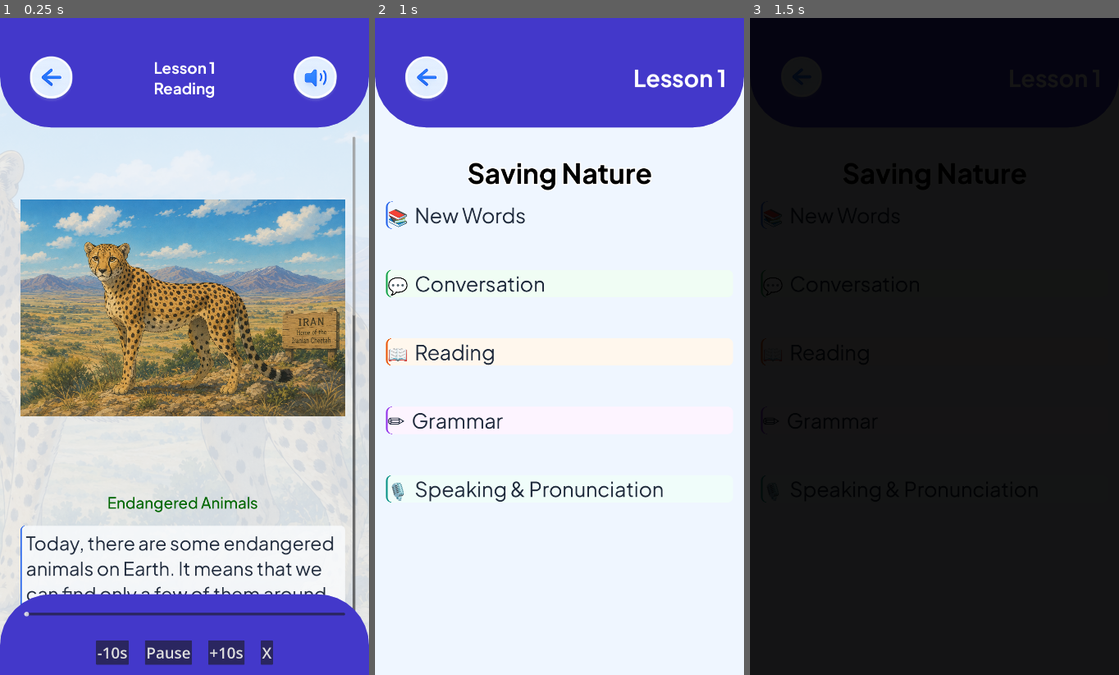
Above: before the commit, frames 1-3 (left to right).
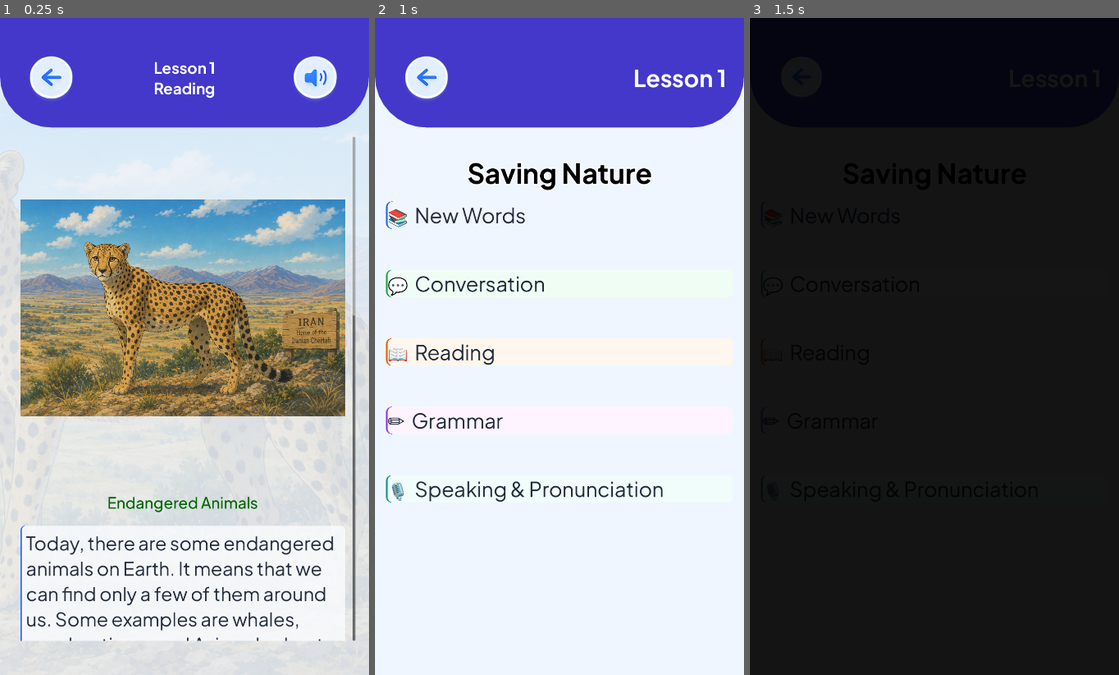
Above: after the commit, the same moments.

Repository: ZanaSaei/Vision-Master
Game: Godot game, scene res://scenes/reading/Reading.tscn
Same seed, same stepped clock (60 frames per second), same inputs: the game is played once before the commit and once after it. This scene is started directly instead of the project's main scene.
Inputs (mouse positions are in pixels of both pictures, inside the frame that each line leads up to):
- Up to frame 1 (0.25 s): no input
- Up to frame 2 (1 s): click (426, 77) at 0.5 s
- Up to frame 3 (1.5 s): click (801, 77) at 1.25 s

The runs differ from the first frame. In frame 1, 12% of the frame differs, in the area x 0-100%, y 87-100%; in frame 2, nothing differs; in frame 3, nothing differs.

Commit message:
Adding all conversation and reading audio files
I completed all the audio files.

Diff:
--- a/scenes/conversation/conversation.gd
+++ b/scenes/conversation/conversation.gd
@@ -329,6 +329,8 @@
 # ============================================================
 
 func _on_back_button_pressed() -> void:
+	# Stop audio and hide/reset the popup before leaving the scene
+	_on_close_audio_pressed()
 	var tween = create_tween()
 	tween.tween_property(back_button, "scale", Vector2(0.96, 0.96), 0.08)
 	TransitionManager.change_scene(SCENE_LESSON_MENU)
--- a/scenes/reading/Reading.tscn
+++ b/scenes/reading/Reading.tscn
@@ -144,6 +144,7 @@
 [node name="AudioPlayer" type="AudioStreamPlayer" parent="." unique_id=829871561]
 
 [node name="AudioControlPanel" type="PanelContainer" parent="." unique_id=1574820956]
+visible = false
 layout_mode = 1
 anchors_preset = 12
 anchor_top = 1.0
--- a/scenes/reading/reading.gd
+++ b/scenes/reading/reading.gd
@@ -327,6 +327,8 @@
 # ============================================================
 
 func _on_back_button_pressed() -> void:
+	# Stop audio and hide/reset the popup before leaving the scene
+	_on_close_audio_pressed()
 	TransitionManager.change_scene(SCENE_LESSON_MENU)
 	var tween = create_tween()
 	tween.tween_property(back_button, "scale", Vector2(0.96, 0.96), 0.08)
Not shown, added: assets/audio/Vision Audio/Vision 1/LESSON-1/03-New Words and Expressions.mp3.import
Not shown, added: assets/audio/Vision Audio/Vision 1/LESSON-1/05-Listening and Speaking.mp3.import
Not shown, added: assets/audio/Vision Audio/Vision 1/LESSON-1/06-Pronunciation.mp3.import
Not shown, added: assets/audio/Vision Audio/Vision 1/LESSON-1/07-What you learned.mp3.import
Binary file added: assets/audio/Vision Audio/Vision 1/LESSON-1/AlbumArtSmall.jpg
Not shown, added: assets/audio/Vision Audio/Vision 1/LESSON-1/AlbumArtSmall.jpg.import
Binary file added: assets/audio/Vision Audio/Vision 1/LESSON-1/Folder.jpg
Not shown, added: assets/audio/Vision Audio/Vision 1/LESSON-1/Folder.jpg.import
Not shown, added: assets/audio/Vision Audio/Vision 1/LESSON-2/09- New Words and Expressions.mp3.import
Not shown, added: assets/audio/Vision Audio/Vision 1/LESSON-2/11-Listening and Speaking.mp3.import
Not shown, added: assets/audio/Vision Audio/Vision 1/LESSON-2/12-Pronunciation.mp3.import
Not shown, added: assets/audio/Vision Audio/Vision 1/LESSON-2/13 -What you Learned.mp3.import
(and 108 more such lines)
